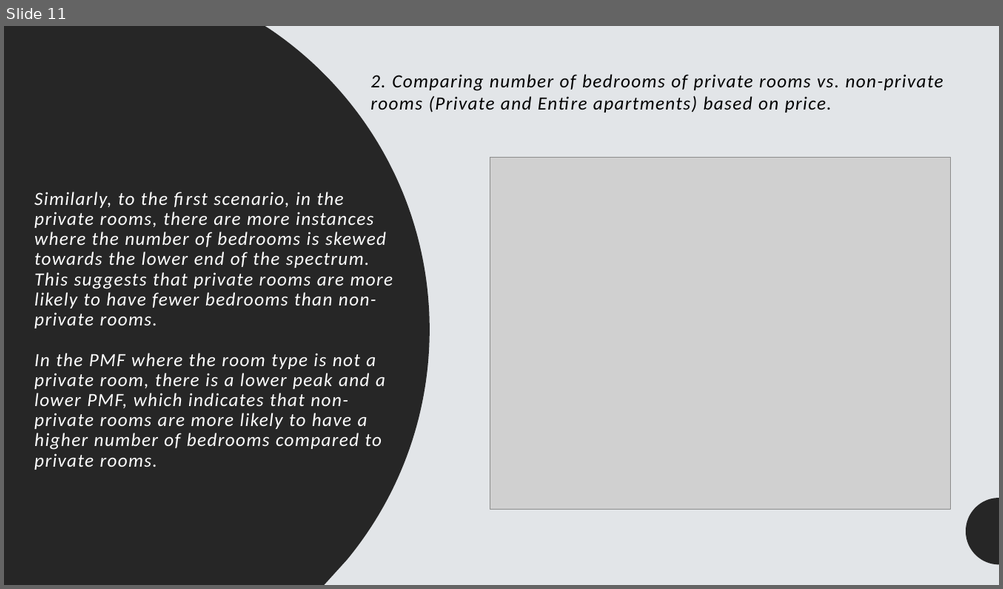
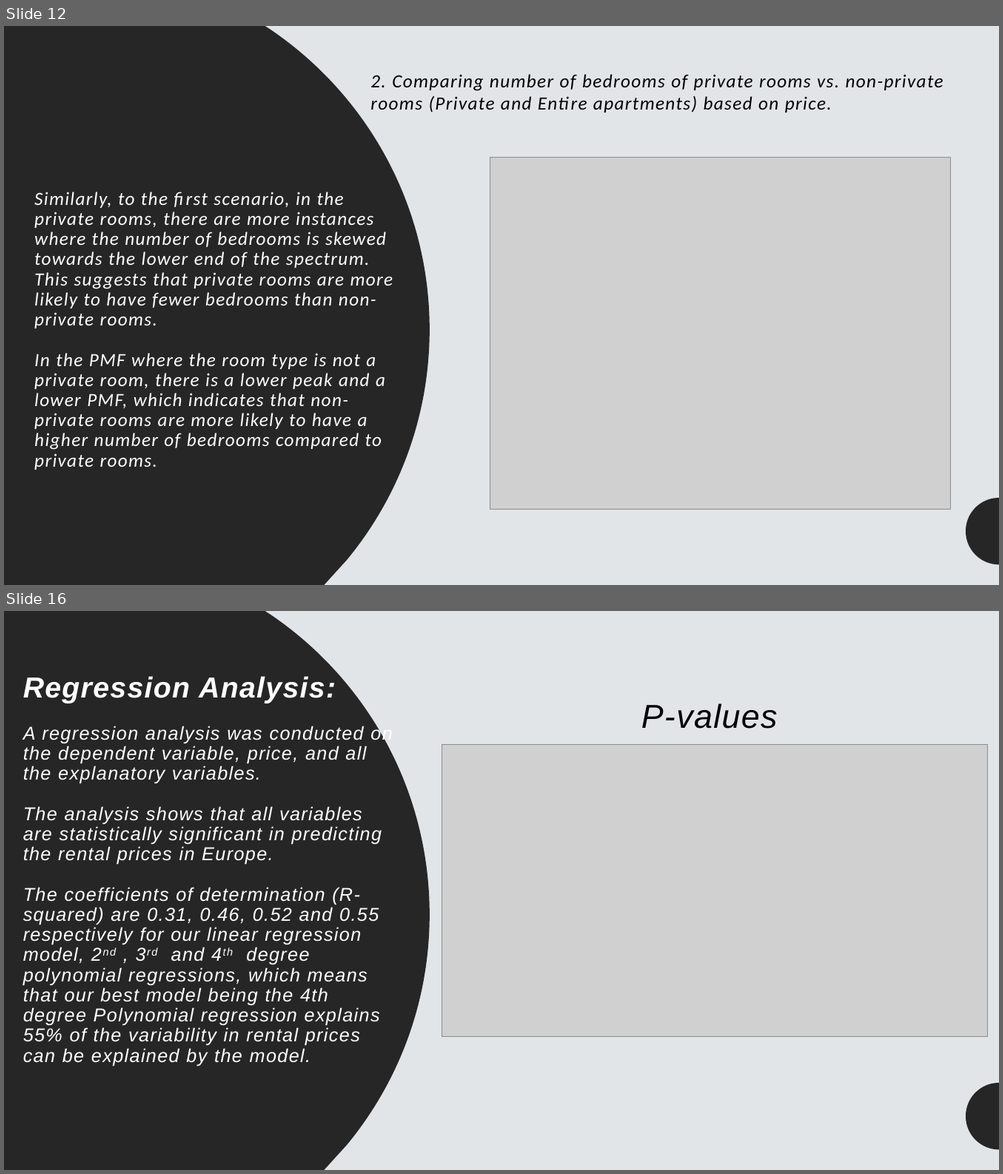
Before and after one commit to akhatamibellevue/DSC530_final_project, a slide deck: Airbnb prices analysis powerpoint.pptx. Shown one above the other, each under a label of ours: slide 11 before the commit, slides 12 and 16 after it; the slides between them are not shown. The pictures are 1003x589 and 1003x1174 pixels, drawn with LibreOffice and Linux fonts; fonts in the diff are those of the drawing; grey boxes stand for pictures. Boxes give left, top, right and bottom in pixels: in the first picture for what was removed or moved away, otherwise in the second. Text is boxed around its words. In the diff, an @@ line names an element or a change of style, - is before the commit and + after.

```diff
--- a/Airbnb prices analysis powerpoint.pptx
+++ b/Airbnb prices analysis powerpoint.pptx
@@ slide 16 added at (4,611,999,1170), background #E2E5E8; not listed: 1 template element that a slide beside it also shows @@
@@ rectangle added at (4,611,999,1170), fill #E2E5E8 @@
@@ freeform shape added at (4,611,430,1170), fill #262626 @@
@@ title added at (23,676,392,1066), 18 pt, text #FFFFFF, italic @@
+Regression Analysis:
+A regression analysis was conducted on the dependent variable, price, and all the explanatory variables.
+The analysis shows that all variables are statistically significant in predicting the rental prices in Europe.
+The coefficients of determination (R-squared) are 0.31, 0.46, 0.52 and 0.55 respectively for our linear regression model, 2nd , 3rd and 4th degree polynomial regressions, which means that our best model being the 4th degree Polynomial regression explains 55% of the variability in rental prices can be explained by the model.
@@ line added from (66, 715) to (66, 1170), #3D2229 1.5 pt @@
@@ text added at (641,703,777,729), 32 pt, text #000000, italic @@
+P-values
@@ picture added at (442,744,987,1037) @@
@@ freeform shape added at (966,1082,999,1150), fill #262626 @@
@@ freeform shape added at (966,1083,999,1150), fill #262626 @@
@@ what was slide 11 is now slide 12 @@
```
Also in this commit, not shown: 2 slides changed, 2 other slides added, 5 slides removed.
